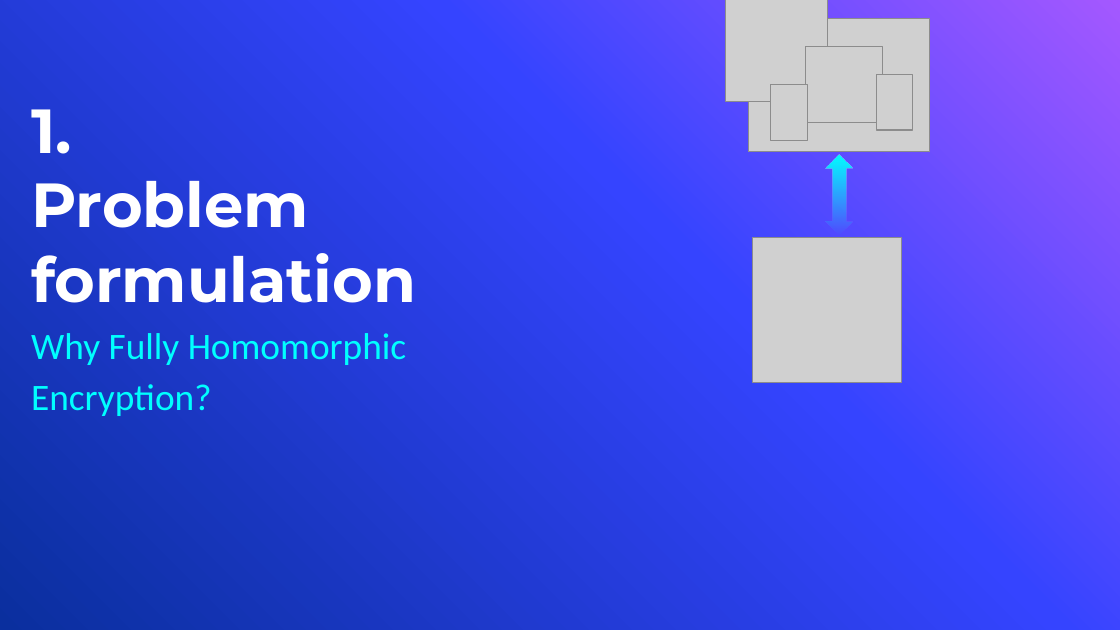
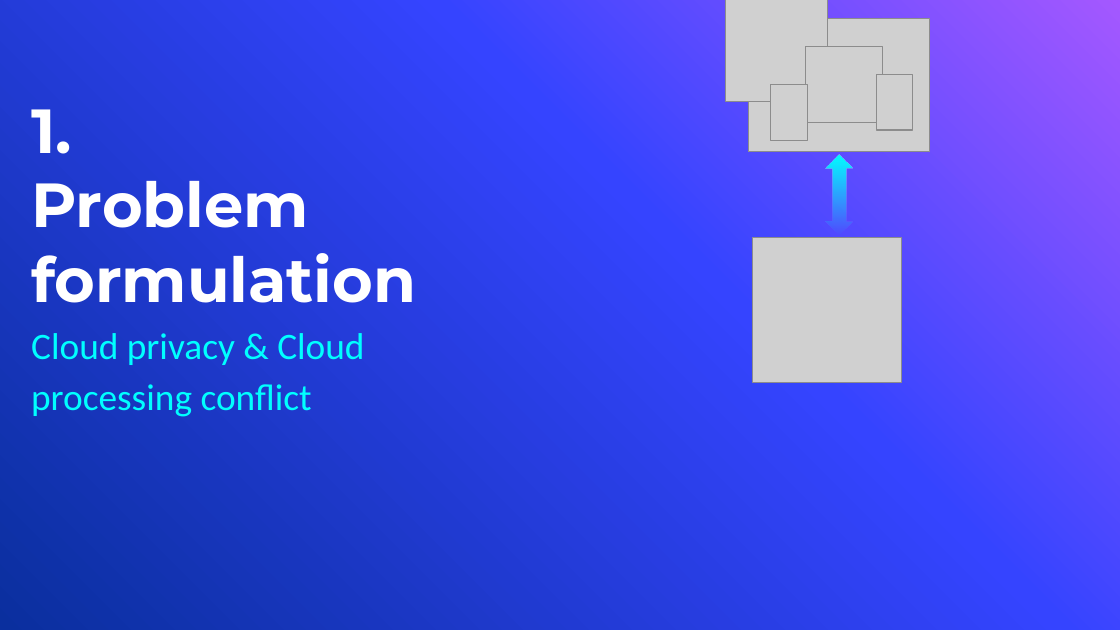
Before and after one commit to mmihaiturcu/dissertation, a slide deck: slide 3 of Presentation.pptx (slide 4 before the commit). Drawn at 1120x630 pixels with LibreOffice and Linux fonts; fonts in the diff are those of the drawing; grey boxes stand for pictures; background and template pictures are left out. Boxes give left, top, right and bottom in pixels: in the first picture for what was removed or moved away, otherwise in the second. Text is boxed around its words. In the diff, an @@ line names an element or a change of style, - is before the commit and + after.

Commit message:
Changed presentation

```diff
--- a/Presentation.pptx
+++ b/Presentation.pptx
@@ text at (x1=31, y1=333, x2=364, y2=417): text changed @@
-Why Fully Homomorphic Encryption?
+Cloud privacy & Cloud processing conflict
```
